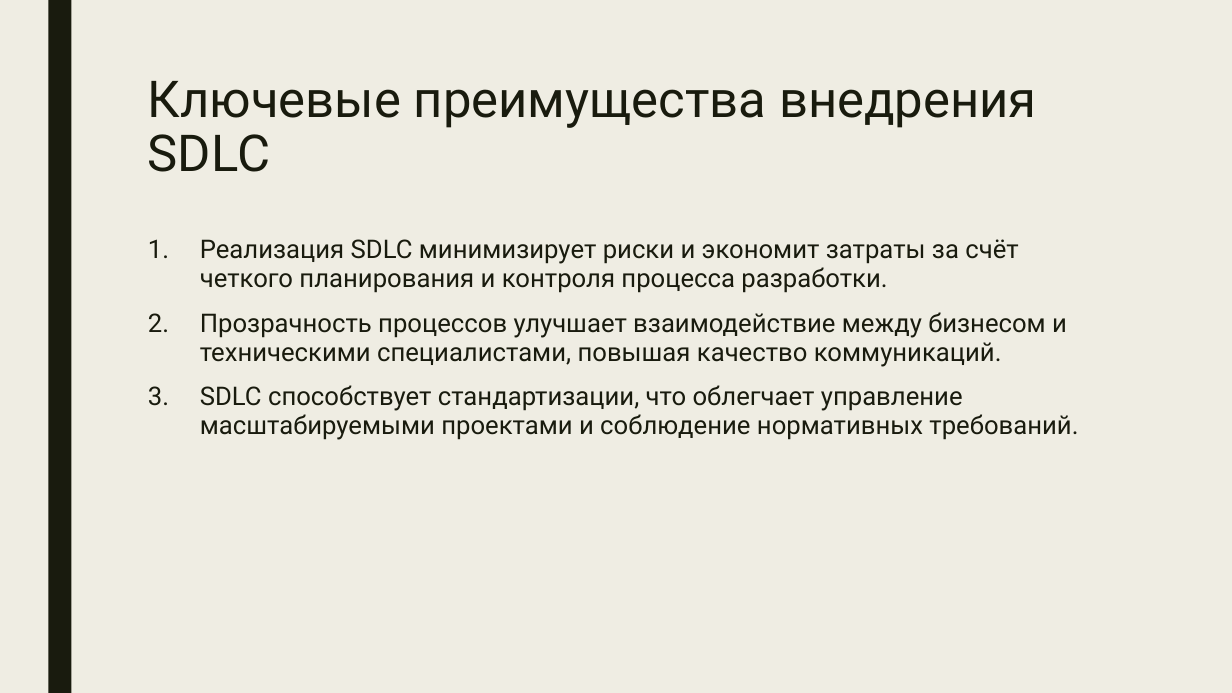
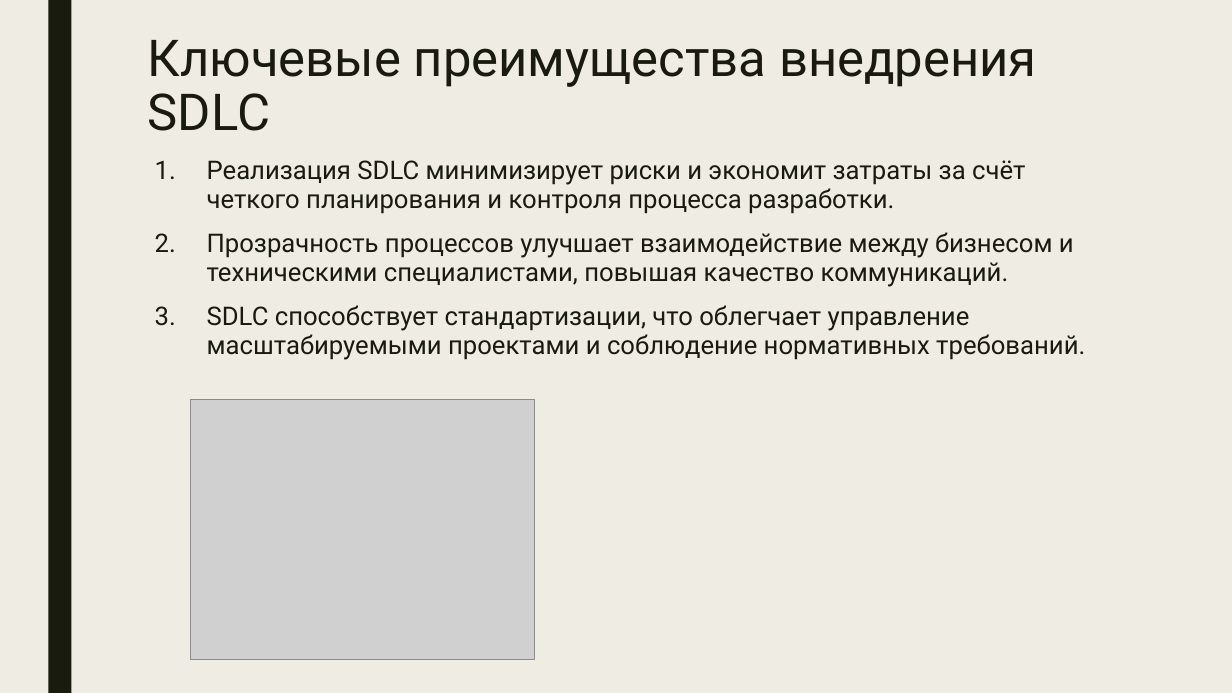
Before and after one commit to viki38/-, a slide deck: slide 9 of Жизненный цикл разработки ПО.pptx. Drawn at 1232x693 pixels with LibreOffice and Linux fonts; fonts in the diff are those of the drawing; grey boxes stand for pictures. Boxes give left, top, right and bottom in pixels: in the first picture for what was removed or moved away, otherwise in the second. Text is boxed around its words. In the diff, an @@ line names an element or a change of style, - is before the commit and + after.

```diff
--- a/Жизненный цикл разработки ПО.pptx
+++ b/Жизненный цикл разработки ПО.pptx
@@ title "Ключевые преимущества внедрения SDLC": place and size @@
-title "Ключевые преимущества внедрения SDLC" at box(148, 81, 1037, 172)
+title "Ключевые преимущества внедрения SDLC" at box(148, 40, 1037, 131)
@@ text "Реализация SDLC минимизирует риски и ...": place and size @@
-text "Реализация SDLC минимизирует риски и ..." at box(200, 239, 1078, 440)
+text "Реализация SDLC минимизирует риски и ..." at box(207, 160, 1085, 360)
@@ picture added at box(190, 399, 534, 660) @@
```
Also in this commit, not shown: 1 other slide changed.
